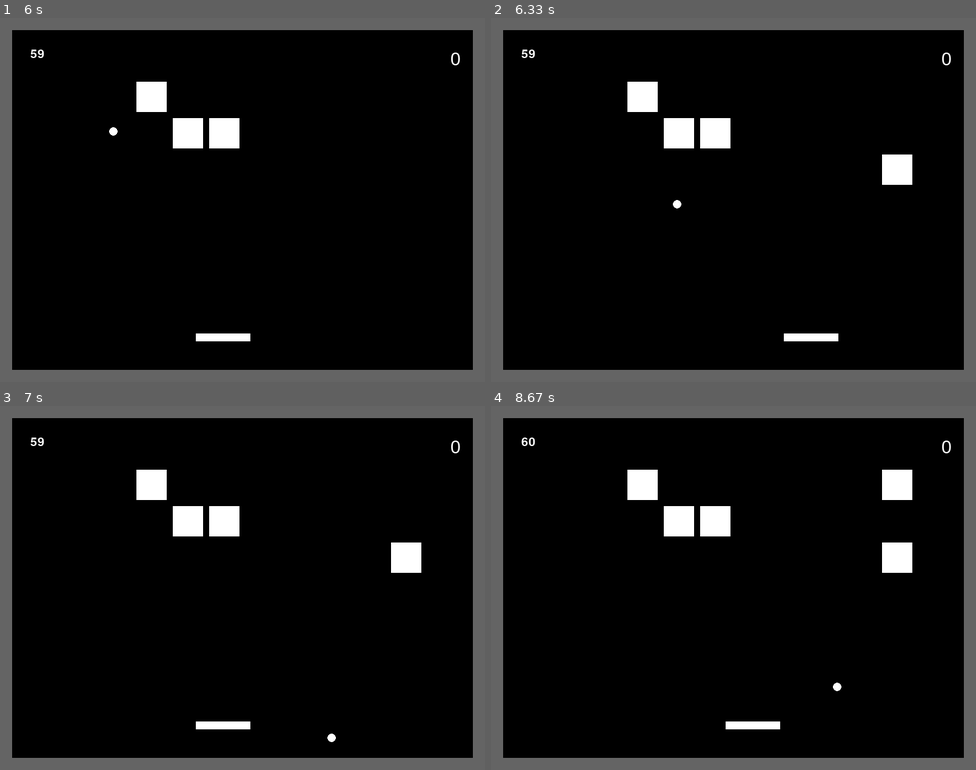
Above: before the commit, frames 1-4 (two rows, left to right).
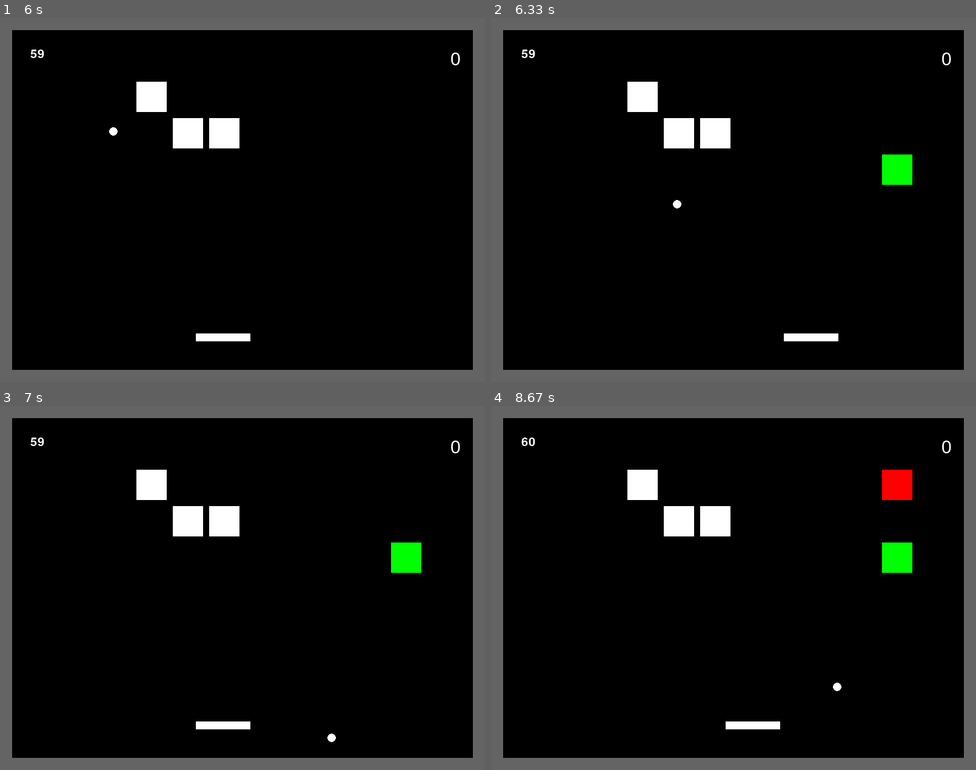
Above: after the commit, the same moments.

Repository: Gibson223/mod-5
Game: pygame game, started from py/main.py
The game is run twice, just before and just after one commit, with the same random seed, the same clock (stepped at 60 frames per second) and the same inputs.
Inputs:
- Up to frame 1 (6 s): tap Enter at 0.33 s; hold Right 0.67-1.13 s; tap Space at 0.73, 1.03, 1.23, 1.53, 1.73, 2.03, 2.3, 2.6, 2.73, 3.03, 3.4, 3.7, 3.9, 4.2, 4.4, 4.7, 4.9, 5.2, 5.47, 5.77, 5.9 s; hold Right 1.17-1.63 s; hold Left 1.67-2.2 s; hold Left 2.23-2.63 s; tap Home at 2.38, 3.98, 5.55 s; hold Right 2.67-3.3 s; hold Left 3.33-3.8 s; hold Right 3.83-4.3 s; hold Right 4.33-4.8 s; hold Left 4.83-5.37 s; hold Left 5.4-5.8 s; hold Right from 5.83 s (still down)
- Up to frame 2 (6.33 s): keep holding Right; tap Space at 6.2 s
- Up to frame 3 (7 s): release Right at 6.47 s; hold Left 6.5-6.97 s; tap Space at 6.57, 6.87 s
- Up to frame 4 (8.67 s): hold Right 7-7.47 s; tap Space at 7.07, 7.37, 7.57, 7.87, 8.07, 8.37, 8.63 s; tap Home at 7.15 s; hold Right 7.5-7.97 s; hold Left 8-8.53 s; hold Left from 8.57 s (still down)

Frame 1 is identical in both runs. In frame 2, 0.5% of the frame differs, in the area x 80-87%, y 37-46%; in frame 3, 0.5%; in frame 4, 1.0%, in the area x 80-87%, y 17-46%.

Commit message:
Ball will return to white, move code to objects

Diff:
--- a/py/constants.py
+++ b/py/constants.py
@@ -1,6 +1,4 @@
 # ==== Global variables should be defined here
-# Note: User-Customizable variables (settings) should be defined in a different,
-# not-yet created .txt or .conf or whatever file [TODO]
 # Game name string
 GAME_NAME = "Sensor Pong" # use this when referencing the game name so that we can easily change it
 # GAME_VERSION = '0.0.1' # not used currently but might be nice eventually
--- a/py/main.py
+++ b/py/main.py
@@ -208,11 +208,11 @@
     def check_powerup_status(self):
         for p in self.currentPowerUps:
             if p[0] < pygame.time.get_ticks():
-                print("REMOVED POWERUP")
-                print(p[1])
+                print("REMOVED POWERUP", p[1])
                 self.paddle.color=constants.colors["WHITE"]
-                self.paddle.update()
+                self.paddle.update_bonus()
                 self.playerBall.color=constants.colors["WHITE"]
+                self.playerBall.update_bonus()
                 #self.ballObj.updateproperties()
                 self.currentPowerUps.remove(p)
                 #TODO actually deactive powerup
@@ -266,18 +266,10 @@
         self.blocksize = (constants.WINDOW_WIDTH-(2*constants.GRIDMARGIN))//constants.GRIDX
 
     def addBlock(self):
-        # TODO this logic should be moved to an objects.Block function
-        # See objects.PowerUp.generateType()
+
         throwdice=random.randint(1,100)
-        if throwdice >= 70 and throwdice<85:
-            blocktype="green"
-        elif throwdice >= 85 and throwdice<95:
-            blocktype="blue"
-        elif throwdice >= 95:
-            blocktype="red"
-        else:
-            blocktype="default"
-        newblock = objects.Block(blocktype,self.blocksize-(2*constants.BLOCKMARGIN), self.blocksize-(2*constants.BLOCKMARGIN))
+
+        newblock = objects.Block(self.blocksize-(2*constants.BLOCKMARGIN), self.blocksize-(2*constants.BLOCKMARGIN))
 
         # But maybe the grid stuff can stay here
 
@@ -320,15 +312,12 @@
         collisions = pygame.sprite.spritecollide(self.game.playerBall, self.game.CollisionSpritesList, False)
 
         # TODO fix multiple blocks spawning on same place
-        if len(collisions) > 1:
-            print("multiple collisions,")
 
         for c in collisions:
             # Collision happens with block (instead of paddle or ball)
             if isinstance(c, objects.Block):
                 c_newhp = c.reduceHP(self.game.playerBall.xspeed, self.game.playerBall.yspeed)
                 if c_newhp <= 0:
-
 
                     self.game.inc_score(c.score)
 
@@ -364,7 +353,7 @@
         powerUpCollisions = pygame.sprite.spritecollide(self.game.paddle, self.game.powerUpSpritesList, True)
         for c in powerUpCollisions:
             self.game.readyPowerUp = c.powerUp
-            print("caught %s powerup" % self.game.readyPowerUp.type)
+            # print("caught %s powerup" % self.game.readyPowerUp.type)
 
 
 
@@ -388,21 +377,22 @@
             elif powerup_properties[4]=="width":
                 powerup_object.width=value
 
-            print("powerup_object")
-            print(powerup_properties[4])
-
-            print("attribute")
-            print(powerup_properties[5])
-
-            print("value")
-            print(value)
+            # print("powerup_object")
+            # print(powerup_properties[4])
+
+            # print("attribute")
+            # print(powerup_properties[5])
+
+            # print("value")
+            # print(value)
             #TODO update paddle size, ball size, ball speed
             #TODO unset powerups
 
             powerup_object.color=powerup_color
             powerup_object.update_bonus()
 
-            #self.game.AllSpritesList.remove(powerup_object)
+            self.game.AllSpritesList.remove(c)
+            self.game.powerUpSpritesList.remove(c)
             #self.game.CollisionSpritesList.remove(powerup_object)
             #self.game.AllSpritesList.add(powerup_object)
             #self.game.CollisionSpritesList.add(powerup_object)
--- a/py/objects.py
+++ b/py/objects.py
@@ -2,17 +2,30 @@
 from pygame.locals import *
 import constants
 import random
-import time
+# import time
 
 
 class Block(pygame.sprite.Sprite):
     """
     """
 
-    #type=None
-    def __init__(self, type, width, height):
+    @staticmethod
+    def generateType():
+        throwdice = random.randint(1, 100)
+        if throwdice >= 70 and throwdice<85:
+            return "green"
+        elif throwdice >= 85 and throwdice<95:
+            return "blue"
+        elif throwdice >= 95:
+            return "red"
+        else:
+            return "default"
+
+    def __init__(self, width, height):
 
         super().__init__()
+
+        type = Block.generateType()
 
         if type=="default":
             color=constants.colors["WHITE"]
@@ -111,11 +124,9 @@
 
     def update_bonus(self):
         #pass
-        #self.image = pygame.Surface([self.radius*2, self.radius*2])
         self.image = pygame.transform.scale(self.image, (self.radius*2, self.radius*2))
         pygame.draw.circle(self.image, self.color, [self.radius,self.radius], self.radius)
         self.rect = self.image.get_rect()
-        #self.image.fill(self.color)
 
     def bounce(self, bounceIsVertical):
         """
